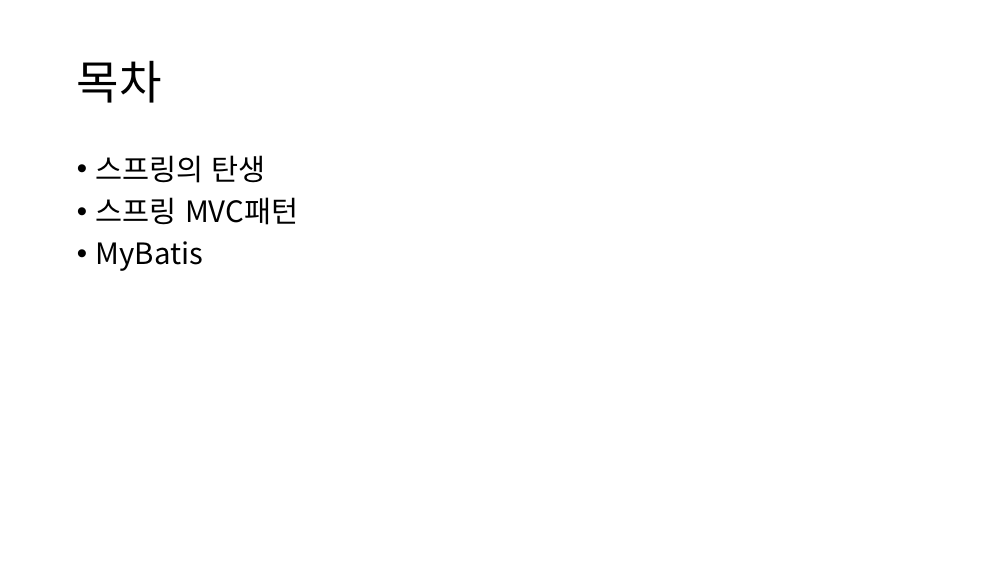
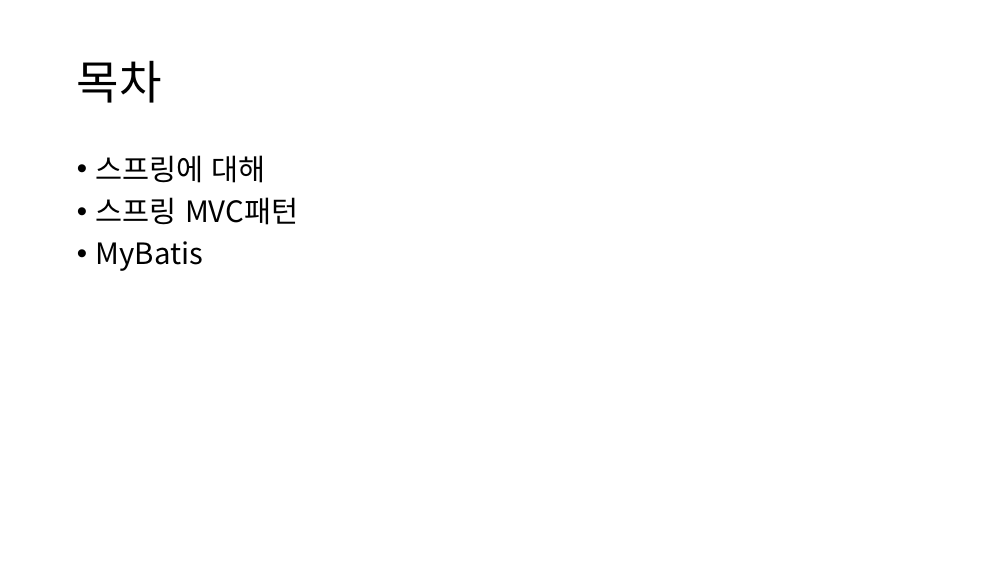
Before and after one commit to Jonghyun99/TIL, a slide deck: slide 2 of ppt/Spring, MVC패턴, MyBatis.pptx. Drawn at 1008x567 pixels with LibreOffice and Linux fonts; fonts in the diff are those of the drawing. Boxes give left, top, right and bottom in pixels: in the first picture for what was removed or moved away, otherwise in the second. Text is boxed around its words. In the diff, an @@ line names an element or a change of style, - is before the commit and + after.

```diff
--- a/ppt/Spring, MVC패턴, MyBatis.pptx
+++ b/ppt/Spring, MVC패턴, MyBatis.pptx
@@ text at bbox=[96, 155, 266, 183]: text changed @@
-• 스프링의 탄생
+• 스프링에 대해
```
Also in this commit, not shown: 5 other slides changed, 2 slides added, 1 slide removed.
